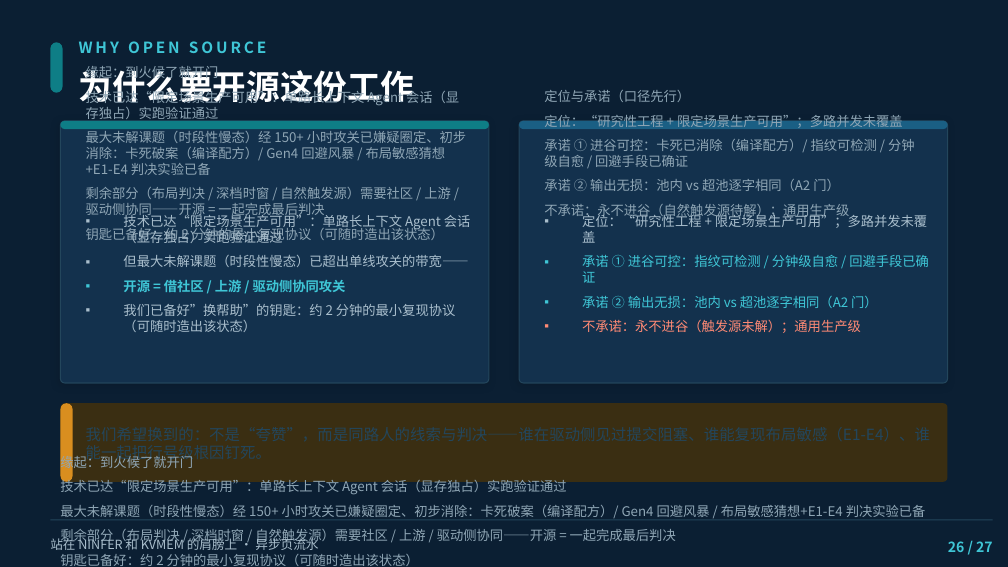
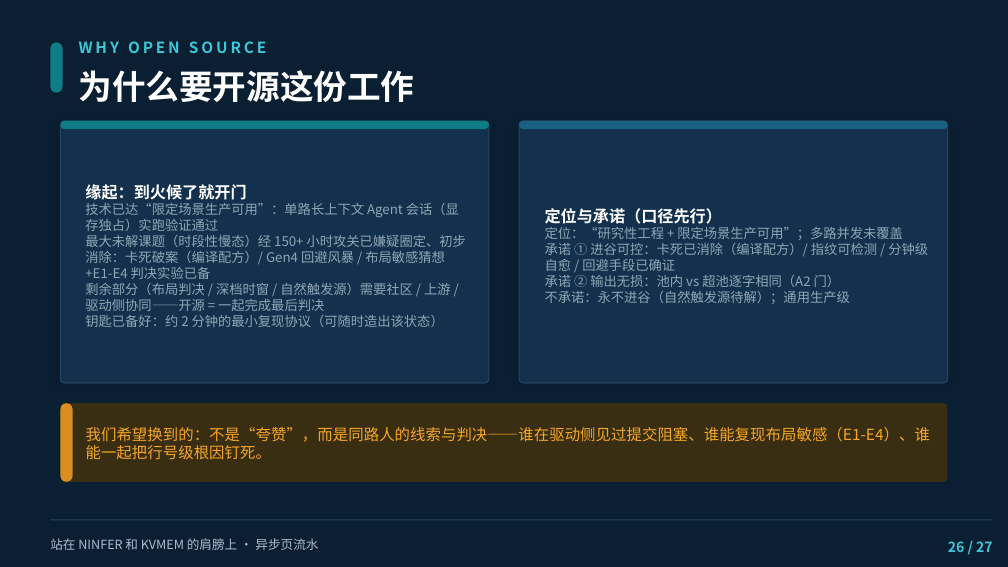
Before and after one commit to paicat1/Ninfer-KVMem-Async, a slide deck: slide 26 of docs/异步页流水-技术说明.pptx. Drawn at 1008x567 pixels with LibreOffice and Linux fonts; fonts in the diff are those of the drawing. Boxes give left, top, right and bottom in pixels: in the first picture for what was removed or moved away, otherwise in the second. Text is boxed around its words. In the diff, an @@ line names an element or a change of style, - is before the commit and + after.

Commit message:
docs(公开材料): 贴边复测复核与 Gen5 回切预登记 + 异步页流水技术说明演示文稿更新（含同源备份件）
APPROVED: 这几个授权你推

```diff
--- a/docs/异步页流水-技术说明.pptx
+++ b/docs/异步页流水-技术说明.pptx
@@ text removed at (544, 90, 915, 219) @@
-定位与承诺（口径先行）
-定位：“研究性工程 + 限定场景生产可用”；多路并发未覆盖
-承诺 ① 进谷可控：卡死已消除（编译配方）/ 指纹可检测 / 分钟级自愈 / 回避手段已确证
-承诺 ② 输出无损：池内 vs 超池逐字相同（A2 门）
-不承诺：永不进谷（自然触发源待解）；通用生产级
@@ text at (85, 184, 466, 327): text changed @@
-缘起：到火候了就开门
-技术已达“限定场景生产可用”：单路长上下文 Agent 会话（显存独占）实跑验证通过
-最大未解课题（时段性慢态）经 150+ 小时攻关已嫌疑圈定、初步消除：卡死破案（编译配方）/ Gen4 回避风暴 / 布局敏感猜想+E1-E4 判决实验已备
-剩余部分（布局判决 / 深档时窗 / 自然触发源）需要社区 / 上游 / 驱动侧协同——开源 = 一起完成最后判决
-钥匙已备好：约 2 分钟的最小复现协议（可随时造出该状态）
+缘起：到火候了就开门 技术已达“限定场景生产可用”：单路长上下文 Agent 会话（显存独占）实跑验证通过 最大未解课题（时段性慢态）经 150+ 小时攻关已嫌疑圈定、初步消除：卡死破案（编译配方）/ Gen4 回避风暴 / 布局敏感猜想+E1-E4 判决实验已备 剩余部分（布局判决 / 深档时窗 / 自然触发源）需要社区 / 上游 / 驱动侧协同——开源 = 一起完成最后判决 钥匙已备好：约 2 分钟的最小复现协议（可随时造出该状态）
@@ text at (545, 208, 928, 304): text changed; text colour #3FC6D6 to #8FA6B5 @@
-▪ 定位：“研究性工程 + 限定场景生产可用”；多路并发未覆盖
-▪ 承诺 ① 进谷可控：指纹可检测 / 分钟级自愈 / 回避手段已确证
-▪ 承诺 ② 输出无损：池内 vs 超池逐字相同（A2 门）
-▪ 不承诺：永不进谷（触发源未解）；通用生产级
+定位与承诺（口径先行） 定位：“研究性工程 + 限定场景生产可用”；多路并发未覆盖 承诺 ① 进谷可控：卡死已消除（编译配方）/ 指纹可检测 / 分钟级自愈 / 回避手段已确证 承诺 ② 输出无损：池内 vs 超池逐字相同（A2 门） 不承诺：永不进谷（自然触发源待解）；通用生产级
@@ text removed at (123, 212, 471, 332) @@
-▪ 技术已达“限定场景生产可用”：单路长上下文 Agent 会话（显存独占）实跑验证通过
-▪ 但最大未解课题（时段性慢态）已超出单线攻关的带宽——
-▪ 开源 = 借社区 / 上游 / 驱动侧协同攻关
-▪ 我们已备好”换帮助”的钥匙：约 2 分钟的最小复现协议（可随时造出该状态）
@@ text "我们希望换到的：不是“夸赞”，而是同路人的线索与判决——谁在驱动侧见过提交阻塞、谁能复现布局敏感（E1-E4）、谁能一起 ..." at (86, 427, 930, 460): text colour #23465C to #F5A623 @@
@@ text removed at (60, 453, 926, 566) @@
-缘起：到火候了就开门
-技术已达“限定场景生产可用”：单路长上下文 Agent 会话（显存独占）实跑验证通过
-最大未解课题（时段性慢态）经 150+ 小时攻关已嫌疑圈定、初步消除：卡死破案（编译配方）/ Gen4 回避风暴 / 布局敏感猜想+E1-E4 判决实验已备
-剩余部分（布局判决 / 深档时窗 / 自然触发源）需要社区 / 上游 / 驱动侧协同——开源 = 一起完成最后判决
-钥匙已备好：约 2 分钟的最小复现协议（可随时造出该状态）
```
Also in this commit, not shown: 11 other slides changed, 2 other files.
